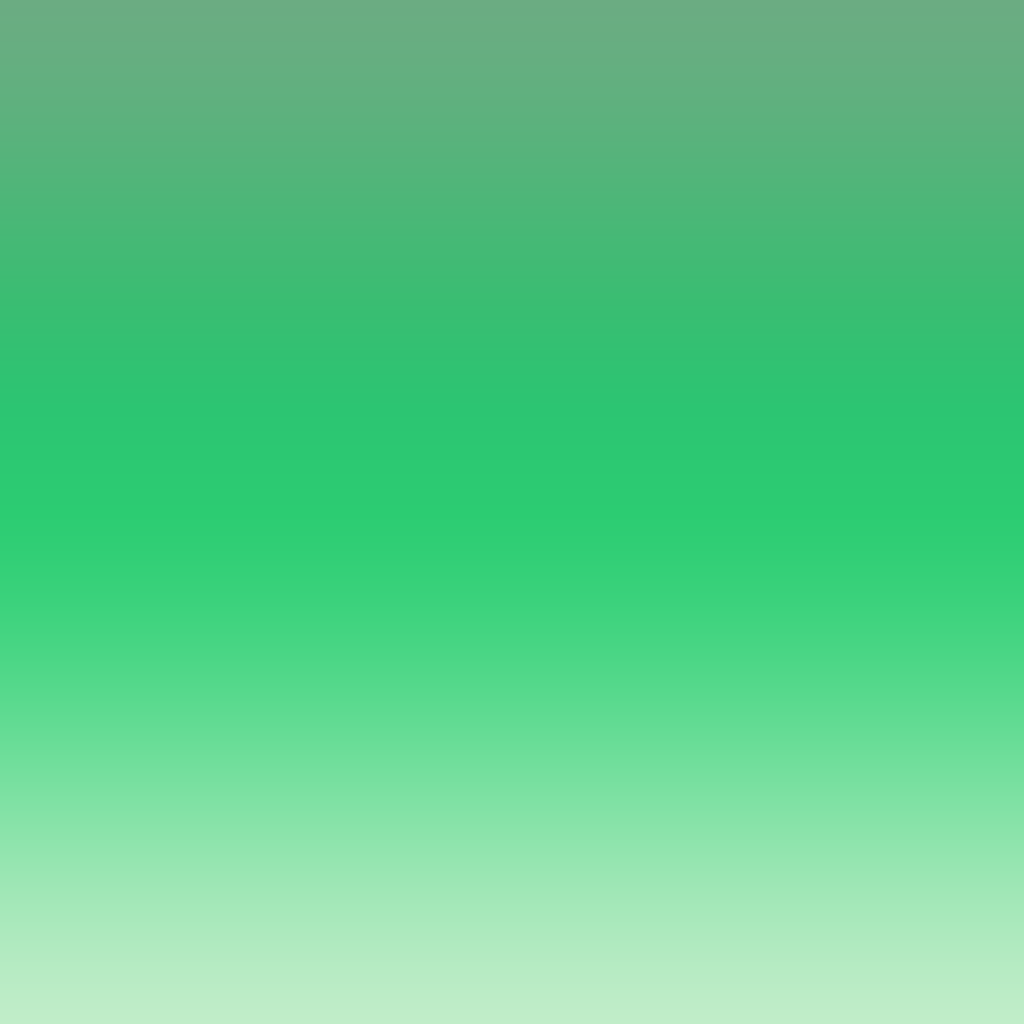
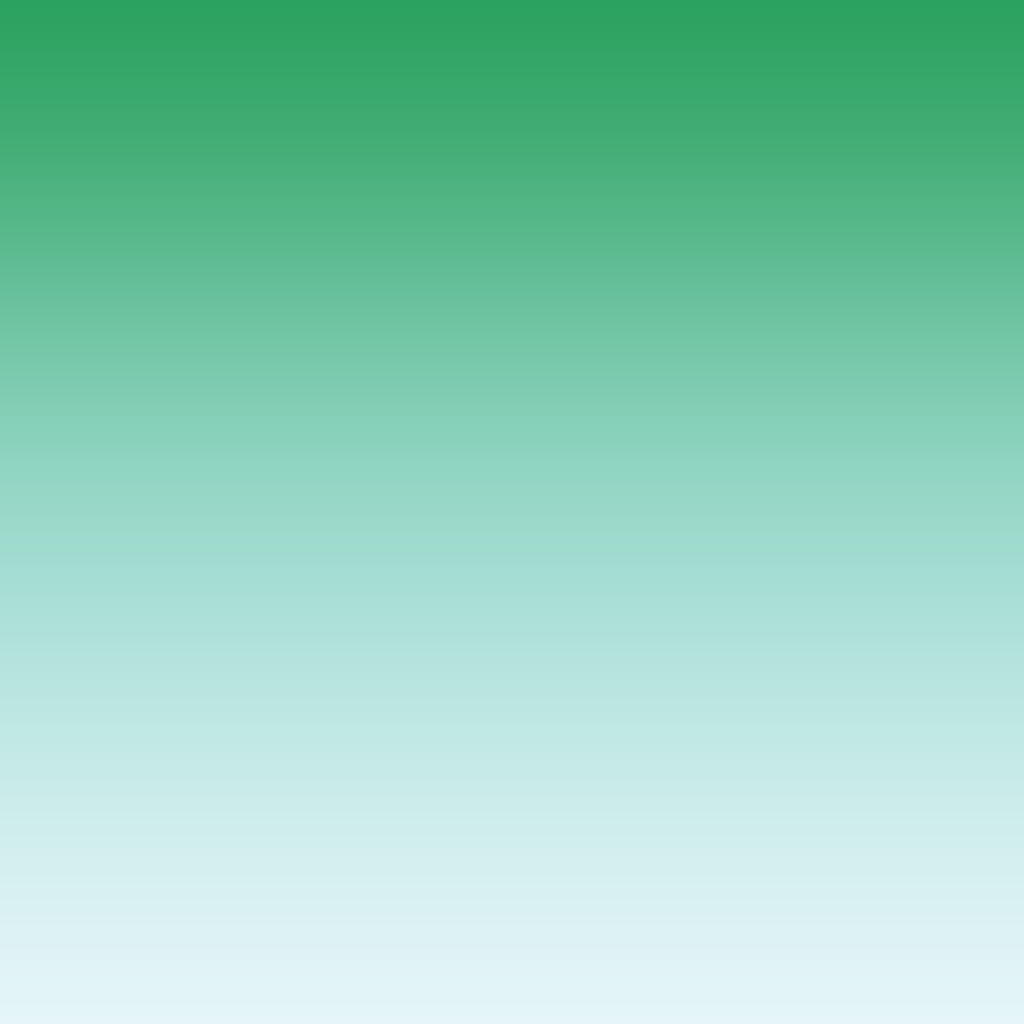
Layers edited between the first and the second 1024x1024 image:
painted on "Gradient Fill 1" over [0, 0, 1024, 1024]
